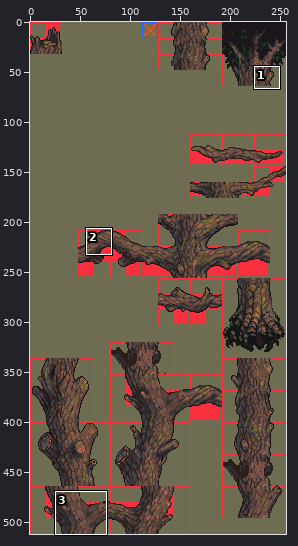
Two versions of one sprite sheet, images/tiles/forest.png. The first picture is a wide view before the edit; the outline marks the close-up.
Close-up. Old version:
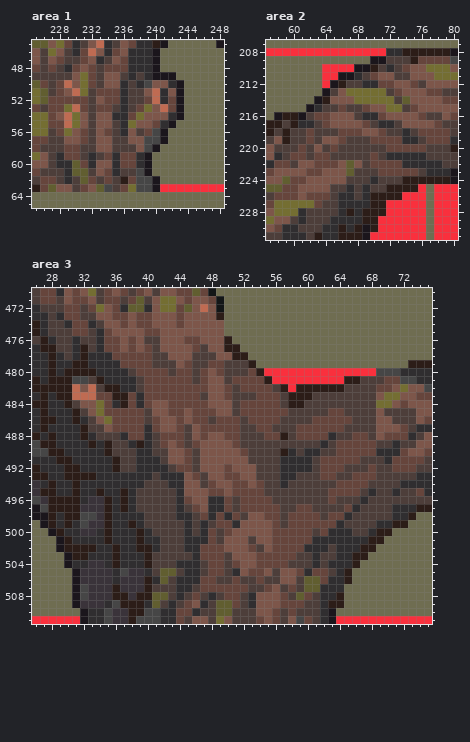
The file is 256x512 pixels. Colours within 5 levels of each other are drawn and written as one. Shown: area 1: x 225..248, y 45..65; area 2: x 57..80, y 207..231; area 3: x 26..75, y 470..511. The commit also changed other parts of the picture, which this record leaves out.
The same view after the edit:
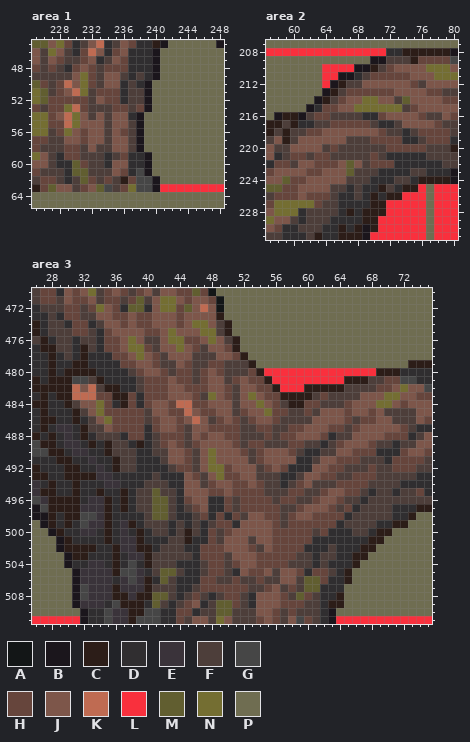
Palette (. is transparent): A #131617  B #1b161c  C #2c1d18  D #302e30  E #3a333a  F #4d3e3a  G #464646  H #66453c  J #7d564a  K #bf6b52  L #f9303d  M #615e30  N #746e32  P #6f6d51
Changes in this commit:
--- area 1
@@ x 230..245 @@
 48 HJHFHHHDDDBPPPPP
-49 JNHFJJFDFDBBBPPP
-50 JNHFJJDFDGJJDBPP
-51 KNFHHHDFFJKDJBPP
-52 HHFJHHDFFHKDHBPP
-53 KHFHHFDFHNJKHBPP
-54 NJFJJDDHNJJJDBPP
-55 NJFJJFDNJJHDBPPP
-56 JHFJHFDJFHGBPPPP
-57 JHFJJFFJJGGBPPPP
-58 HFFJJFFFJGBPPPPP
-59 HFDFHDHHDBPPPPPP
-60 MHDJJDHHDBPPPPPP
-61 MMFJHDFFGBPPPPPP
+49 JNHFJJFDFDBPPPPP
+50 JNHFJJDFDBPPPPPP
+51 KNFHHHDFFBPPPPPP
+52 HHFJHHDFFBPPPPPP
+53 KHFFFHHFHBPPPPPP
+54 NJFJFJJDBPPPPPPP
+55 NJJJFJJFBPPPPPPP
+56 JHJJFJHFBPPPPPPP
+57 JHJJFJJFBPPPPPPP
+58 HFJFFJJFBPPPPPPP
+59 HFFFDFHDDBPPPPPP
+60 MHFFDJJDDBPPPPPP
+61 MMFFFJHDGBPPPPPP
 62 FMHFHFCHGGBPPPPP
--- area 2
@@ x 57..80 @@
 209 PPPPPPPPPPPPPBBFFFCHHHHG
-210 PPPPPPPLLLLBBCFDFHJJNNNJ
-211 PPPPPPPLLBBDFHJJFFJJJNNN
-212 PPPPPPPLBCFFDDHHJJHFJJJJ
-213 PPPPPPPBFJNNNNNFHJJJHHFF
-214 PPPPPPBCJJJNNNNNFMJJJJHH
-215 PPPPPBDFFHFFHJJNNFHJJJJJ
-216 PBCCBFHHJJJFDDHJJJJHFFJH
-217 CCFCDDFHJJJJHFDDFJJJJHFF
-218 CFCFFHFFFHHHJJHFFDFHHHHF
-219 FJCFFHFJJHFFFHHHHDDFHHHD
-220 JFFFHFJFHFFFFFFHHHHHFFFC
+210 PPPPPPPLLLLBBCFHJJJJNNNJ
+211 PPPPPPPLLBBDFHHHHHJJJNNN
+212 PPPPPPPLBCFFJJJJJJHFJJJJ
+213 PPPPPPPBCFHHHHHHJJJJHHFF
+214 PPPPPPBCFHJJNNJJFMJJJJHH
+215 PPPPPBDHHJJNNNNNNFHJJJJJ
+216 PBCCBFHHFFFFDDHJJJJHFFJH
+217 CCFCDDFFHHHHHFDDFJJJJHFF
+218 CFCFFHHJJJJJJJHFFDFHHHHF
+219 FJCFJJJJJJFFFHHHHDDFHHHD
+220 JFFJJJJFHFFFFFFHHHHHFFFC
 221 JDFHHFHHFFFFFHFDDDDDFFFF
-222 DHHFJJHHHJMJFHHHHDDDDDFF
-223 HJJJJHHJJJMFFFHHHHHFDDDB
-224 JJMHHJJJJJFFFDFFFCCCCCCB
-225 MMHHJJJJFFDFDFFCCCCLPLLL
-226 FHHHJHHHFDDFDCCCCLLLPLLL
+222 DHHFJJHHHJMJFHHHDDDDDDFF
+223 HJJJJHHJJJMFFFDDDDFFDDDB
+224 JJMHHJJJJJFFFDDDFFDCCCCB
+225 MMHHJJJJFFDFDDCFDCCLPLLL
+226 FHHHJHHHFDDFDCDCCLLLPLLL
 227 HNNNNNHFFDDDDCCLLLLLPLLL
--- area 3
@@ x 26..75 @@
 473 DDFDHHFFJJHHJHHJJJHJJJJCPPPPPPPPPPPPPPPPPPPPPPPPPP
-474 CDFFDHHDFJJHJHHJJJHJJJJJPPPPPPPPPPPPPPPPPPPPPPPPPP
-475 CDFFFHHFDHJJJJHHJJJJJJJJPPPPPPPPPPPPPPPPPPPPPPPPPP
-476 FCDFFDFFDHHJHJFFJJJHHJJJCPPPPPPPPPPPPPPPPPPPPPPPPP
-477 DCCFFDCFDHHJHJHFJJJJHFJJCCPPPPPPPPPPPPPPPPPPPPPPPP
-478 DDCDFDCDDDHHHHHFFJJJFFFJJCCPPPPPPPPPPPPPPPPPPPPPPP
-479 DDCDDCCDDDDHHHHFFFJHFFHHFFFCPPPPPPPPPPPPPPPPPPPCCC
-480 DDCDCCCCDDDDFHHHHFHHFHJHFFFHCLLLLLLLLLLLLLLGGGDDDD
-481 CDCCCGGFCDDDDFHHHHHHFHJJFHHHHCLLLLLLLLLCCFFFHHGGDD
-482 CCCCCKJKFCCDDFHHHHHHHHJJHFHHHHFCLCCCCCCFFFFHHJNJJG
-483 DCDCCKKKHHCCHDHHHHHHHFJJHFFFHHHFCCCFFFFFFFFJNNJJHH
-484 CCDDCFJJNHDCHDHJJHHHHHJJJFHHHHHFCCFFFFFFFFFNNJHJJJ
-485 DCDDDCFJNHHHHHFJJHHJHHHJJFHHHHHHFFFFFHHFFFFJFFFFJJ
-486 DCCDDCDFJNHHHHFHJJHJHHFHHHFHHHHFFFFHHHHHFFFJJFFFJH
-487 DCDDDDCFFJHHHHDHJJHFJHHHHHFFHHFFFHHHHHHFFFFJJJHFDD
-488 CDCDDDCDFFFDHHDFHHHFJHJJHHFFFHHCFHHHHDFFHHFJHHHDFJ
-489 GCCDDDDCDCFFDCDFHJHFHJJJJHFFFFFFFFFFDFHHHHHFFDFFJJ
-490 GGCCDDDDDCFFFDDFFJJHFJJJJJHFFFFCDFDDFFHHHHHDDDHJJH
-491 DDDCCDDDDDCFFDDDFJJHFJJJJJJFFFFDDDDFHHHHHFFFDHHHHF
-492 CDDDCCDDDDCFFDDDDFHHFJJJHJJJFFFDDDDFHHHFFFHFFHHHFF
-493 CCDDCCCCDDDDDDDFDDDJHFJJHHJJFFFDDFFFHHFFHHHFFFFFDD
-494 EDCDDCDDDDDDDDFFFDDJJFHJJHHJHFFDFFFFFFHHHHFFFFDDDD
-495 ECCDDCDDCDDCDFFFFFDJJJHHJHHHHFFFFFFFFHHHHFDFFDFFHD
-496 GECCCCDEECDCDFFFFFDHJJDDHFHHHHFFFFFFFHFFFDFFFFFFFF
-497 BGCCCCEEECDCDFFFFFDFHJDDHFHHHHHFFHHFFFFHDFFFFDDDCC
-498 BBCDCCGGECDDDDFFFFDDFHDHDHFJJHHFHHHHFHHDFFFFFDDCPP
-499 PBCDCDGEECDDCDFFFFFDFDFHHDJJJJHFHHHHHHDFFFFDDCCPPP
-500 PPBCDDEEDCDDDCDFFFFDFDHFHJJJJJHHHHHFHDDDFFDCCPPPPP
-501 PPPBCDDDDCDDDCDDFFFDDDHFJJJFJJHHHHHDDDDDDDCCPPPPPP
-502 PPPBCCCCDDCDDCCDFFFDDHHHJJJHFJHHHHDDDFDDDCCPPPPPPP
-503 PPPPBCCDDDCDDDCFFFFFDHHHFJJJHHHHHFFDFFDDCCPPPPPPPP
-504 PPPPBDDEEDCDDDCFFFDDDFHHFHJJHHHHFFFDFDDDCPPPPPPPPP
-505 PPPPPBEEEEDGEEDFMMFDDFHHFDJHHJFJJHDHHFDCPPPPPPPPPP
-506 PPPPPBEEEEDEEECDMFDDDHHFFHFFHFFJJFMMHDDCPPPPPPPPPP
+474 CDFFDHHDFJJHJHHJJJHJNNJFCPPPPPPPPPPPPPPPPPPPPPPPPP
+475 CDFFFHHFDHJJJJHHJNJJJNNFCPPPPPPPPPPPPPPPPPPPPPPPPP
+476 FCDFFDFFDHHJNJFFJNNHHJNJFCPPPPPPPPPPPPPPPPPPPPPPPP
+477 DCCFFDCFDHHJNNHFJJNJHFJJHCPPPPPPPPPPPPPPPPPPPPPPPP
+478 DDCDFDCDDDHHJNJHFJJJFFFJJHCPPPPPPPPPPPPPPPPPPPPPPP
+479 DDCDDCCDDDDHHJJHFFJHFFHHFFFCPPPPPPPPPPPPPPPPPPPCCC
+480 DDCDCCCCDDDDFHJJHFHHFHJHFFFHCLLLLLLLLLLLLLLCCCDDDD
+481 CDCCCGGFCDDDDFHHHJHHFHJJFHJHHCLLLLLLLLLCCCFFHHGGDD
+482 CCCCCKJKFCCDDFHHHJJHHHJJHFJJHHCLLLCCCCCFFFFHHJNJJG
+483 DCDCCKKKHHCCHDHHHJJJHFNJHFJNJHHCCCCFHFFFFJJJNNJJHH
+484 CCDDCFJJNHDCHDHJJHKKHHJJJFJJNJHFCCHHFFFHJJJNNJHJJJ
+485 DCDDDCFJNHHHHHFJJHHKJHHJJFHJJNHHFFHFJJJHJJHJFFFFJJ
+486 DCCDDCDFJNHHHHFHJJHJKJFHJHFHJJHFFFFJJJJHFHHJJFFFJH
+487 DCDEEDCFFJHHHHDHJJHFJJHHHHFFHHFFHHJJJHHFHJJJJJHFDD
+488 CDCDEDCDFFFDHHDFHHHFJHJJHHFFFHFHHJJJHDFFJJJJHHHDFJ
+489 GCCDEEDCDCFFDCDFHJHFHJJJJHFHHFFFHHFFDFHJJJHFFDFFJJ
+490 GGCCDEEDDCFFFDDFFJJHFJNJJJHFHJJJHFDDFFJJHHHDDDHJJH
+491 DDDCCDDEDDCFFDDDFJJHFJNJJJJFHJJJJDDFJJHHHFFFDHHHHF
+492 CDDDCCDDEDCFFDDDDFHHFJNNHJJJFHJHDDDJJHHFFFHFFHHHFF
+493 CCDDCCCCEEDDDDDFDDDJHFJNHHJJFFFDDFJJHHFFHHHFFFFFDD
+494 EDCDDCDDDEEDDDFFFDDJJFHJJHHJHFFDFHJFFFHHHHFFFFDDDD
+495 ECCDDCDDCDDCDFFMFFDJJJHHJHHHHFFFHHFFHJJHHFDFFDFFHD
+496 GECCCCDEECDCDFFMMFDHJJDDHFHHHHFHHFFHJJHFFDFFFFFFFF
+497 BGCCCCEEECDCDFFMMFDFHJDDHFHHHHHFFHJJJHFHDFFFFDDDCC
+498 BBCDCCGGECDDDDFMMFDDFHDHDHFJJHHFHJJHHHHDFFFFFDDCPP
+499 PBCDCDGEECDECDFFFDFDFDFHHDJJJJHFHHHHHHDFFFFDDCCPPP
+500 PPBCDDEEDCDEDCDFFDFCFDHFHJJJJJHHHHHFHDDDFFDCCPPPPP
+501 PPPBCDDDDCDEECDDDFFCDDHFJJJFJJHHHHHDDDDDDDCCPPPPPP
+502 PPPBCCCCDDCEECCDFFFDDHHHJJJHFJHHHHDDDFDDDCCPPPPPPP
+503 PPPPBCCDDDCDEECFFFFFDHHHFJJJHHHHHFFDFFDDCCPPPPPPPP
+504 PPPPBDDEEDCDGDCFFFDDDFHHFHJJHHHHFFFDFDDDCPPPPPPPPP
+505 PPPPPBEEEECGGEDFMMFDDFHHFDJHHJFJJHDHHFDCPPPPPPPPPP
+506 PPPPPBEEEEDEGECDMFDDDHHFFHFFHFFJJFMMHDDCPPPPPPPPPP
 507 PPPPPBGEEECEEECFFFDDFHHHHHHFFHJFHFMMDDDPPPPPPPPPPP
Where, in picture pixels (left, top, right, bottom), the same in both close-ups:
changed: (88, 72, 184, 176)
changed: (290, 64, 418, 200)
changed: (56, 320, 400, 584)
